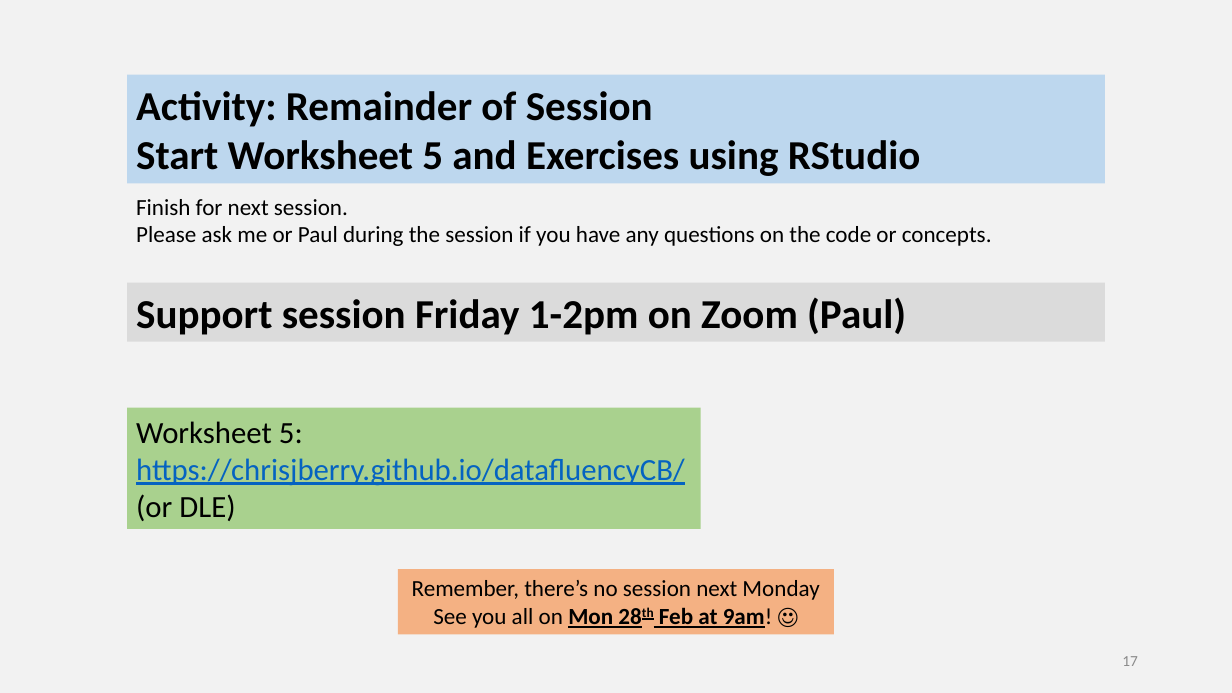
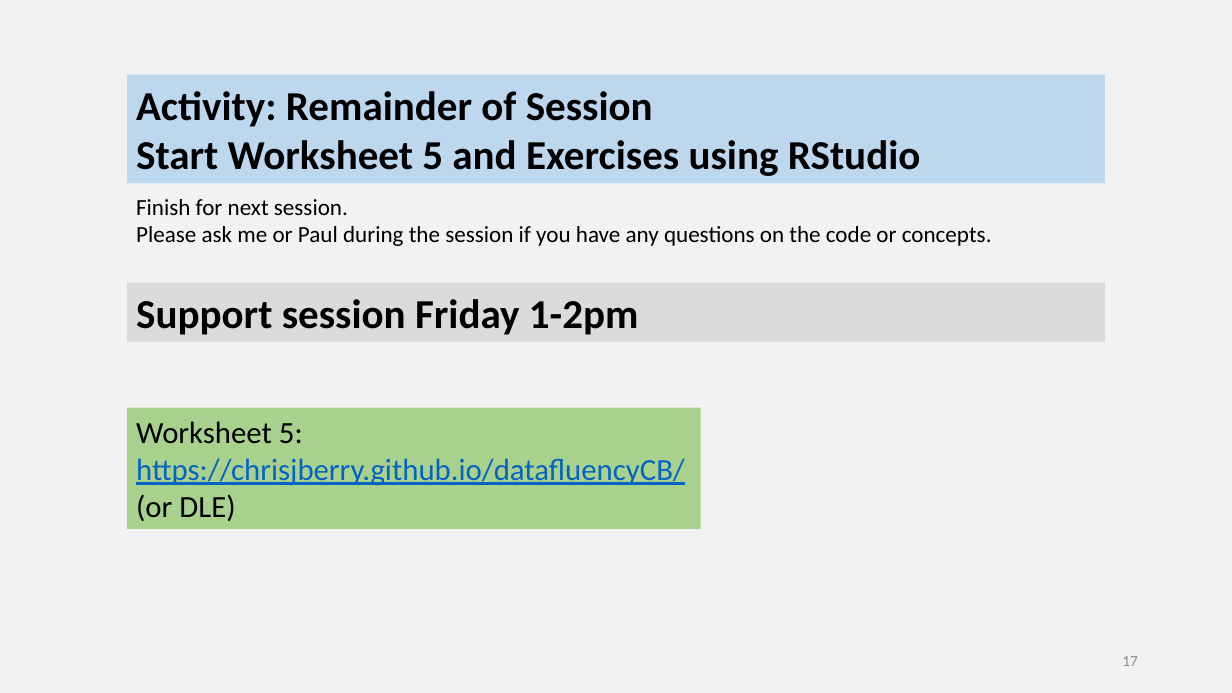
Before and after one commit to chrisjberry/datafluencyCB, a slide deck: slide 17 of docs/slides/PSYC753_L5_MultipleRegression3.pptx. Drawn at 1232x693 pixels with LibreOffice and Linux fonts; fonts in the diff are those of the drawing. Boxes give left, top, right and bottom in pixels: in the first picture for what was removed or moved away, otherwise in the second. Text is boxed around its words. In the diff, an @@ line names an element or a change of style, - is before the commit and + after.

```diff
--- a/docs/slides/PSYC753_L5_MultipleRegression3.pptx
+++ b/docs/slides/PSYC753_L5_MultipleRegression3.pptx
@@ text in rectangle at [136,299,639,335]: text changed @@
-Support session Friday 1-2pm on Zoom (Paul)
+Support session Friday 1-2pm
@@ rectangle removed at [398,569,835,635] @@
-Remember, there’s no session next Monday
-See you all on Mon 28th Feb at 9am! ☺
```
Also in this commit, not shown: 59 other files.
